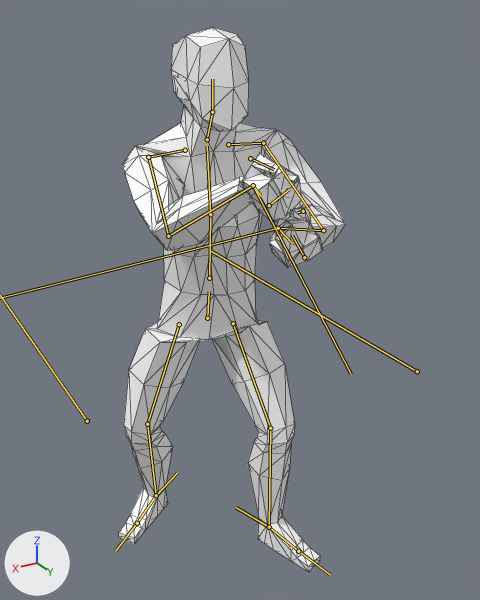
The glTF model models/player_model/player/additional_animations/reloads/player_weapon_reloads.glb: old version first, new version second.
Camera for both pictures: a 50 mm lens placed at (1.42, 2.6, 2.71), pointed at (-0.01, 0.21, 1.51). Every picture has the same lights, and +X, +Y and +Z are marked at lower left. Both versions are drawn at frame 34 of the action 'Pistol_Pull_Slide'; the numbers are the values there. The bones that bend it are drawn over the model as lines. Mesh edges are drawn as thin lines.
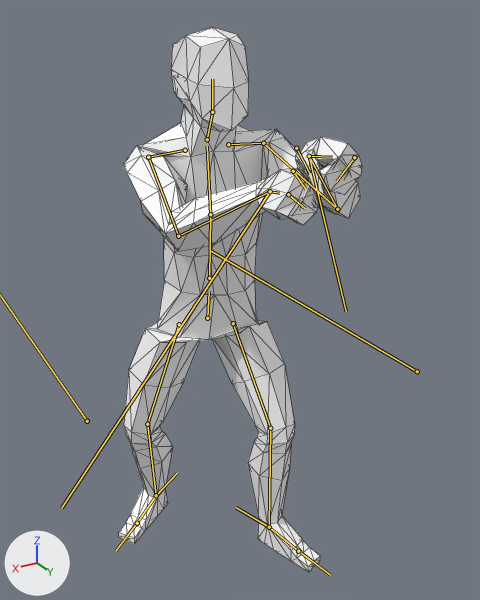
Changed parts and their boxes [x1, y1, x2, y2] in the pictures (480 x 600 px):
'Cube.004', posed (7% wider)
    before: [119, 27, 345, 572]
    after: [119, 27, 362, 572]
bone 'UpperArm_L', root to tip
    before: (263, 143) to (323, 230)
    after: (263, 143) to (337, 209)
bone 'LowerArm_L', root to tip
    before: (323, 230) to (278, 228)
    after: (337, 209) to (309, 156)
bone 'Hand_L', root to tip
    before: (278, 228) to (292, 243)
    after: (309, 156) to (332, 157)
bone 'UpperArm_R', root to tip
    before: (148, 157) to (168, 236)
    after: (148, 157) to (178, 236)
bone 'LowerArm_R', root to tip
    before: (168, 236) to (253, 185)
    after: (178, 236) to (270, 191)
bone 'Hand_R', root to tip
    before: (253, 185) to (261, 196)
    after: (270, 191) to (279, 193)

The change in detail:
Bone 'UpperArm_L' (bone_upperarm_l) turns from (-64, 13, -4) to (-75, -5, 13) degrees about its own x, y and z.
Bone 'LowerArm_L' (bone_lowerarm_l) turns from (-75, 8, 11) to (-77, 9, 11) degrees about its own x, y and z.
Bone 'Hand_L' (bone_hand_l) turns from (91, -29, -145) to (67, 30, -25) degrees about its own x, y and z.
Bone 'UpperArm_R' (bone_upperarm_r) turns from (-96, -19, 7) to (-100, -23, 12) degrees about its own x, y and z.
Bone 'LowerArm_R' (bone_lowerarm_r) turns from (-61, -6, -10) to (-58, -5, -10) degrees about its own x, y and z.
Bone 'Hand_R' (bone_hand_r) turns from (68, 23, 89) to (38, -9, 40) degrees about its own x, y and z.
